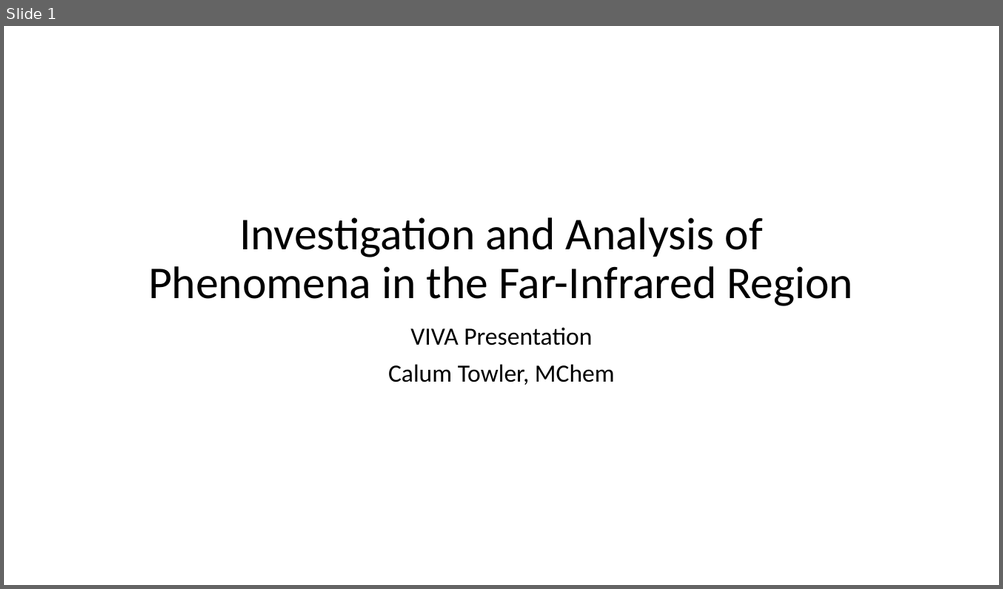
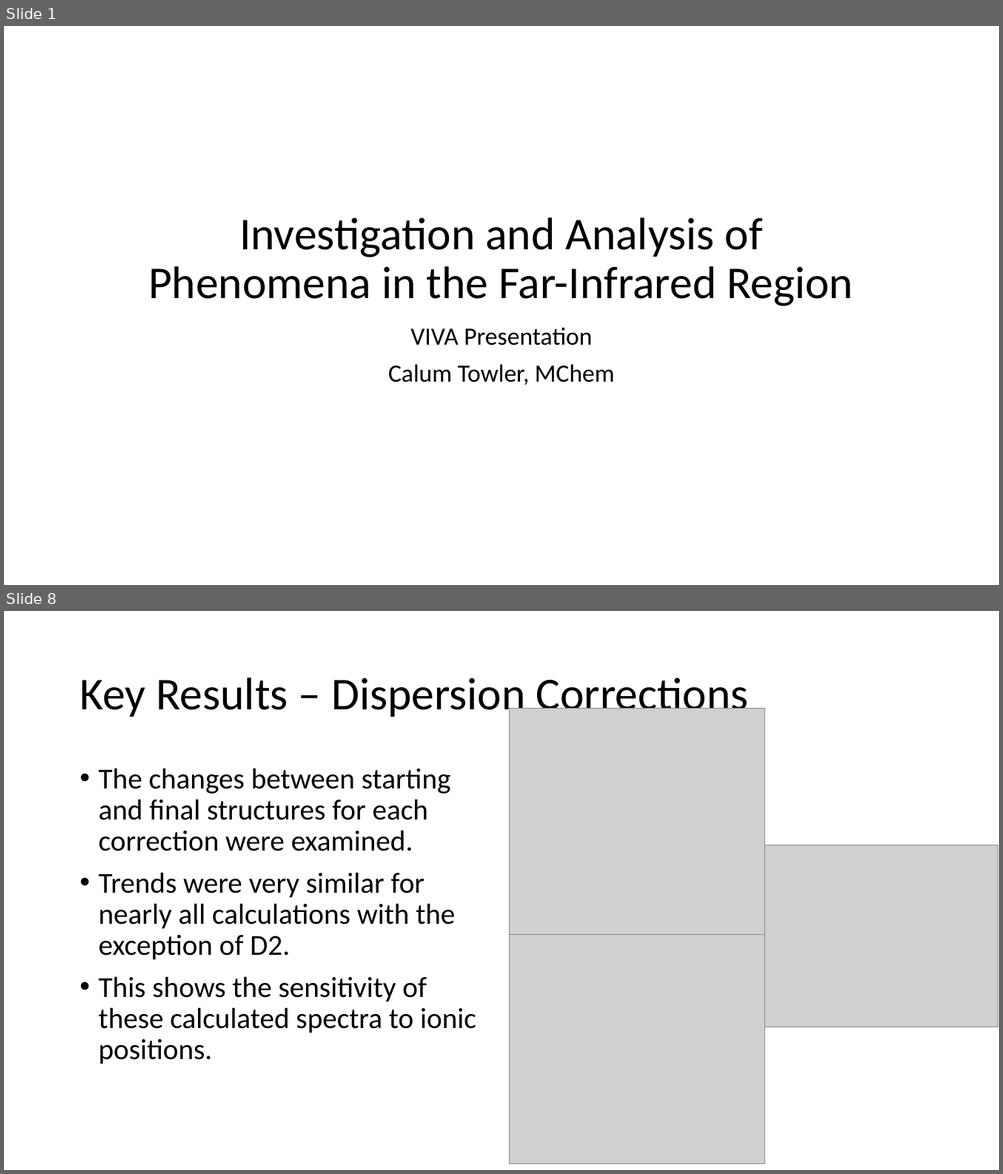
Before and after one commit to CalumTowler/Final-PhD-Files, a slide deck: VIVA_Presentation.pptx. Shown one above the other, each under a label of ours: slide 1 before the commit, slides 1 and 8 after it; the slides between them are not shown. The pictures are 1003x589 and 1003x1174 pixels, drawn with LibreOffice and Linux fonts; fonts in the diff are those of the drawing; grey boxes stand for pictures. Boxes give left, top, right and bottom in pixels: in the first picture for what was removed or moved away, otherwise in the second. Text is boxed around its words. In the diff, an @@ line names an element or a change of style, - is before the commit and + after.

```diff
--- a/VIVA_Presentation.pptx
+++ b/VIVA_Presentation.pptx
@@ slide 8 added at [4,611,999,1170], background #FFFFFF @@
@@ title added at [79,678,748,721], 44 pt, text #000000 @@
+Key Results – Dispersion Corrections
@@ picture added at [509,708,764,943] @@
@@ text added at [99,768,476,1065], 28 pt, text #000000 @@
+• The changes between starting and final structures for each correction were examined.
+• Trends were very similar for nearly all calculations with the exception of D2.
+• This shows the sensitivity of these calculated spectra to ionic positions.
@@ picture added at [764,846,997,1028] @@
@@ picture added at [509,935,764,1165] @@
```
Also in this commit, not shown: 1 slide changed, 11 other slides added, 4 slides removed.
